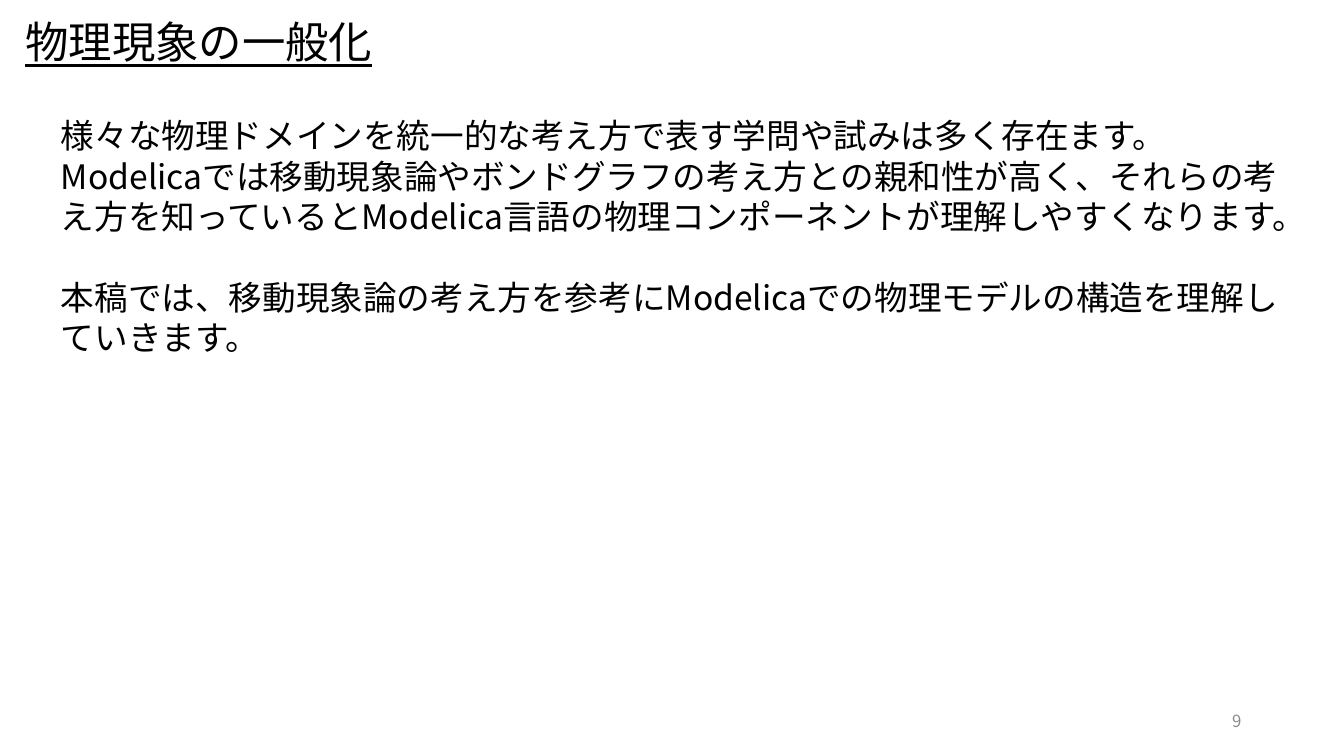
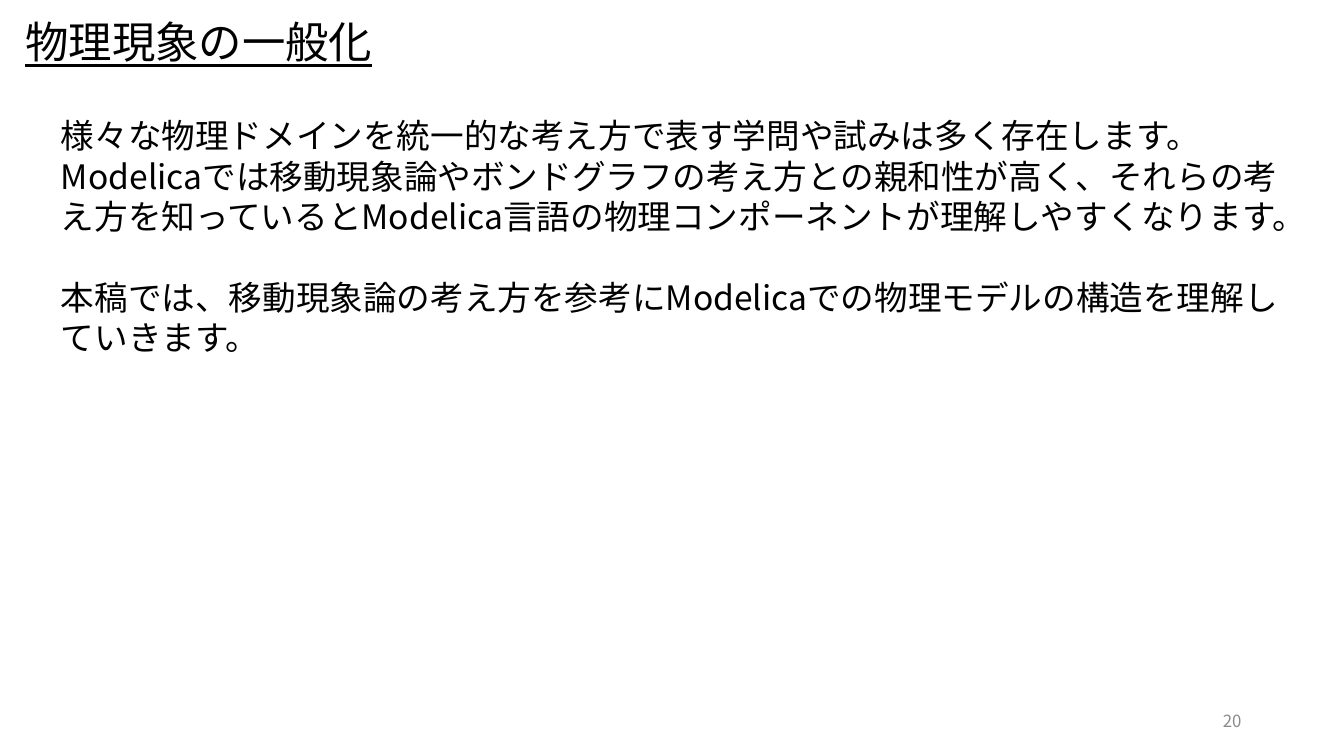
Before and after one commit to UedaShigenori/OpenModelica_Tutorials_Ja, a slide deck: slide 20 of Dev/7_PhysicsDomainModel/OpenModelica_Tutorials_7_PlantModel.pptx (slide 9 before the commit). Drawn at 1344x756 pixels with LibreOffice and Linux fonts; fonts in the diff are those of the drawing. Boxes give left, top, right and bottom in pixels: in the first picture for what was removed or moved away, otherwise in the second. Text is boxed around its words. In the diff, an @@ line names an element or a change of style, - is before the commit and + after.

```diff
--- a/Dev/7_PhysicsDomainModel/OpenModelica_Tutorials_7_PlantModel.pptx
+++ b/Dev/7_PhysicsDomainModel/OpenModelica_Tutorials_7_PlantModel.pptx
@@ text at (x1=61, y1=119, x2=1200, y2=151): text changed @@
-様々な物理ドメインを統一的な考え方で表す学問や試みは多く存在ます。
+様々な物理ドメインを統一的な考え方で表す学問や試みは多く存在します。
@@ page number at (x1=1223, y1=714, x2=1242, y2=727): text changed @@
-9
+20
```
Also in this commit, not shown: 10 other slides changed, 10 slides added.
